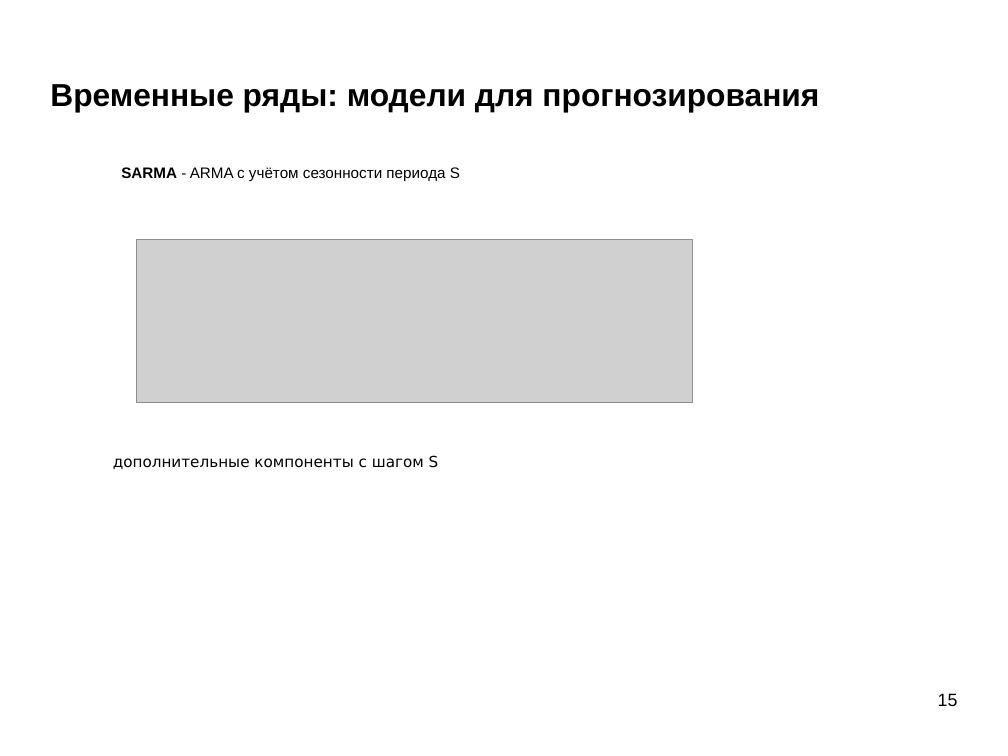
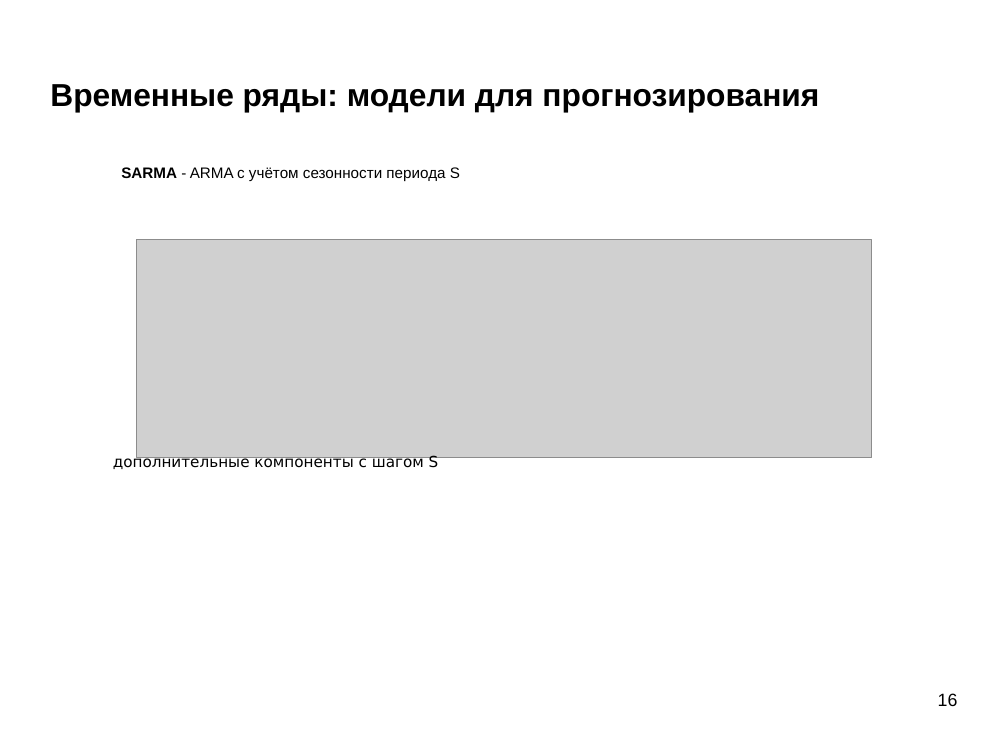
Before and after one commit to mechanoid5/ml_lectorium_2024_I, a slide deck: slide 16 of 22-time-series.odp (slide 15 before the commit). Drawn at 1008x756 pixels with LibreOffice and Linux fonts; fonts in the diff are those of the drawing; grey boxes stand for pictures; background and template pictures are left out. Boxes give left, top, right and bottom in pixels: in the first picture for what was removed or moved away, otherwise in the second. Text is boxed around its words. In the diff, an @@ line names an element or a change of style, - is before the commit and + after.

```diff
--- a/22-time-series.odp
+++ b/22-time-series.odp
@@ picture: place and size @@
-picture at bbox=[137, 240, 693, 403]
+picture at bbox=[137, 240, 873, 457]
@@ page number at bbox=[938, 693, 958, 706]: text changed @@
-15
+16
```
Also in this commit, not shown: 4 other slides changed, 1 slide added, 6 other files.
